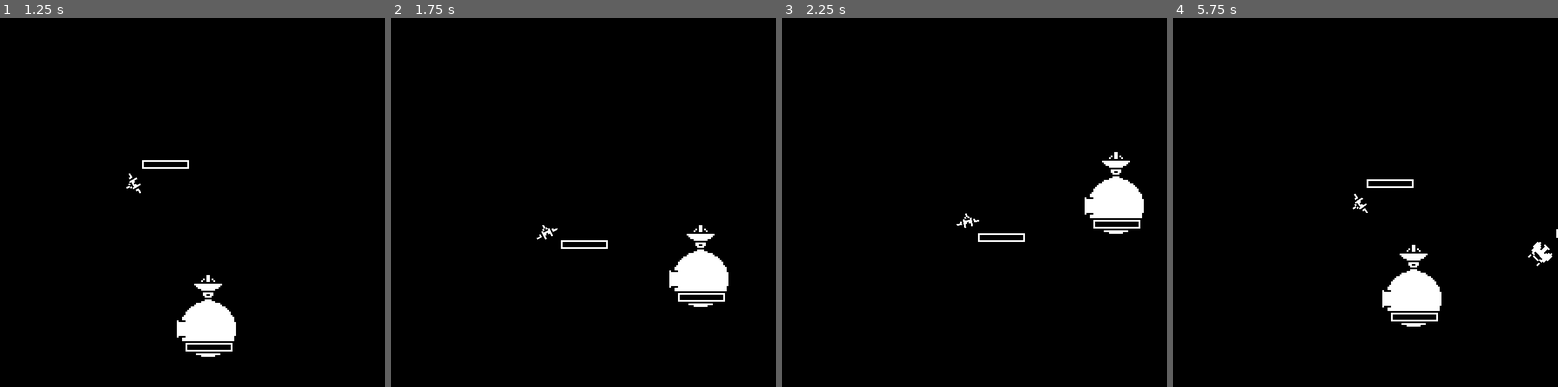
Above: before the commit, frames 1-4 (left to right).
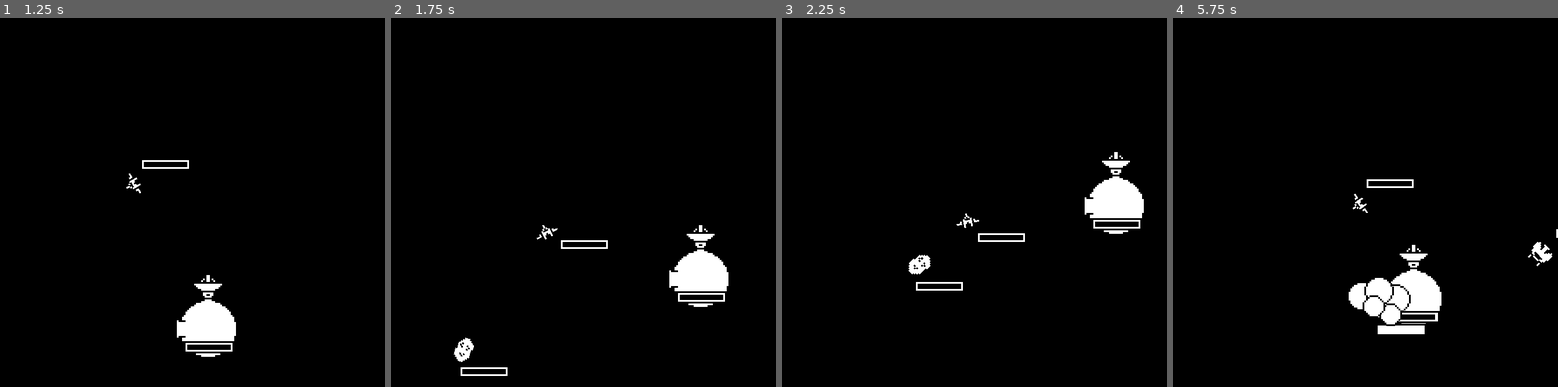
Above: after the commit, the same moments.

Repository: rthurmed/OrbitDefender
Game: Godot game, scene res://src/levels/Main.tscn
Two runs of this game, one before a commit and one after it. Both use one fixed random seed, a clock stepped at 60 frames per second and the inputs below.
Inputs:
- Up to frame 1 (1.25 s): hold Up (higher) from 0.53 s (still down)
- Up to frame 2 (1.75 s): release Up (higher) at 1.28 s; tap X (invert) at 1.35 s
- Up to frame 3 (2.25 s): hold Down (lower) from 2.03 s (still down)
- Up to frame 4 (5.75 s): release Down (lower) at 2.78 s; tap Z (shoot) at 2.85 s; hold Up (higher) 3.53-4.28 s; tap X (invert) at 4.35 s; hold Down (lower) from 5.03 s (still down)

Frame 1 is identical in both runs. In frame 2, 0.3% of the frame differs, in the area x 16-31%, y 86-98%; in frame 3, 0.3%; in frame 4, 1.2%, in the area x 45-69%, y 70-86%.

Commit message:
Implemented asteroid spawn node

Diff:
--- a/src/game/asteroid/Asteroid.tscn
+++ b/src/game/asteroid/Asteroid.tscn
@@ -29,6 +29,7 @@
 main_node_path = NodePath("..")
 
 [node name="ImpactAttackModule" parent="." instance=ExtResource( 4 )]
+impact_damage = 1
 area_node_path = NodePath("..")
 collision_node_path = NodePath("../CollisionShape2D")
 health_module_path = NodePath("../HealthModule")
--- a/src/game/asteroid/AsteroidLarge.tscn
+++ b/src/game/asteroid/AsteroidLarge.tscn
@@ -31,7 +31,6 @@
 main_node_path = NodePath("..")
 
 [node name="ImpactAttackModule" parent="." instance=ExtResource( 4 )]
-impact_damage = 4
 area_node_path = NodePath("..")
 collision_node_path = NodePath("../CollisionShape2D")
 health_module_path = NodePath("../HealthModule")
--- /dev/null
+++ b/src/game/logic/SpawnAsteroids.gd
@@ -0,0 +1,38 @@
+extends Node2D
+
+
+export var distance_noise = 16
+export var distance_start = 256
+
+var Asteroid = preload("res://src/game/asteroid/Asteroid.tscn")
+var AsteroidLarge = preload("res://src/game/asteroid/AsteroidLarge.tscn")
+var asteroid_types = [Asteroid, AsteroidLarge]
+var rng = RandomNumberGenerator.new()
+
+
+func _ready():
+	rng.randomize()
+	spawn()
+
+
+func spawn():
+	var angle = deg2rad(rng.randf_range(0, 360))
+	var pos_noise = rng.randi_range(-distance_noise, distance_noise)
+	var asteroid_position = Vector2.RIGHT * (distance_start + pos_noise)
+	asteroid_position = asteroid_position.rotated(angle)
+	asteroid_position = to_global(asteroid_position)
+
+	var asteroid
+
+	# Easier to be a small asteroid
+	if rng.randf() > 0.3:
+		asteroid = Asteroid.instance()
+	else:
+		asteroid = AsteroidLarge.instance()
+
+	asteroid.global_position = asteroid_position
+	get_tree().current_scene.call_deferred("add_child", asteroid)
+
+
+func _on_Timer_timeout():
+	spawn()
--- /dev/null
+++ b/src/game/logic/SpawnAsteroids.tscn
@@ -0,0 +1,12 @@
+[gd_scene load_steps=2 format=2]
+
+[ext_resource path="res://src/game/logic/SpawnAsteroids.gd" type="Script" id=1]
+
+[node name="SpawnAsteroids" type="Node2D"]
+script = ExtResource( 1 )
+
+[node name="Timer" type="Timer" parent="."]
+wait_time = 8.0
+autostart = true
+
+[connection signal="timeout" from="Timer" to="." method="_on_Timer_timeout"]
--- a/src/levels/Main.tscn
+++ b/src/levels/Main.tscn
@@ -1,8 +1,9 @@
-[gd_scene load_steps=4 format=2]
+[gd_scene load_steps=5 format=2]
 
 [ext_resource path="res://src/game/Planet.tscn" type="PackedScene" id=1]
 [ext_resource path="res://src/game/logic/SpawnEnemies.tscn" type="PackedScene" id=2]
 [ext_resource path="res://src/game/ship/Ship.tscn" type="PackedScene" id=3]
+[ext_resource path="res://src/game/logic/SpawnAsteroids.tscn" type="PackedScene" id=4]
 
 [node name="Main" type="Node2D"]
 
@@ -13,3 +14,5 @@
 [node name="Camera2D" type="Camera2D" parent="Planet"]
 
 [node name="SpawnEnemies" parent="." instance=ExtResource( 2 )]
+
+[node name="SpawnAsteroids" parent="." instance=ExtResource( 4 )]
